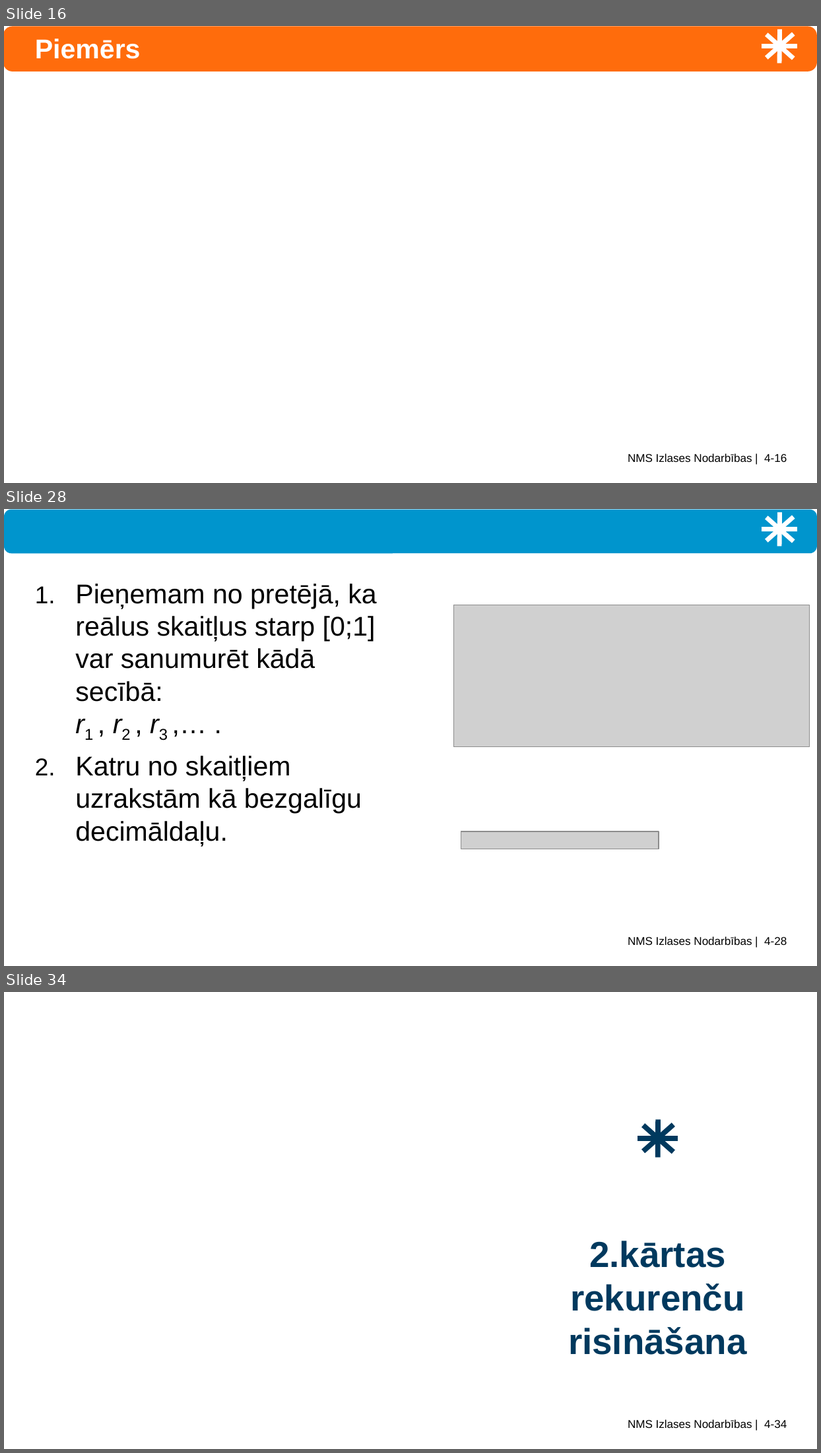
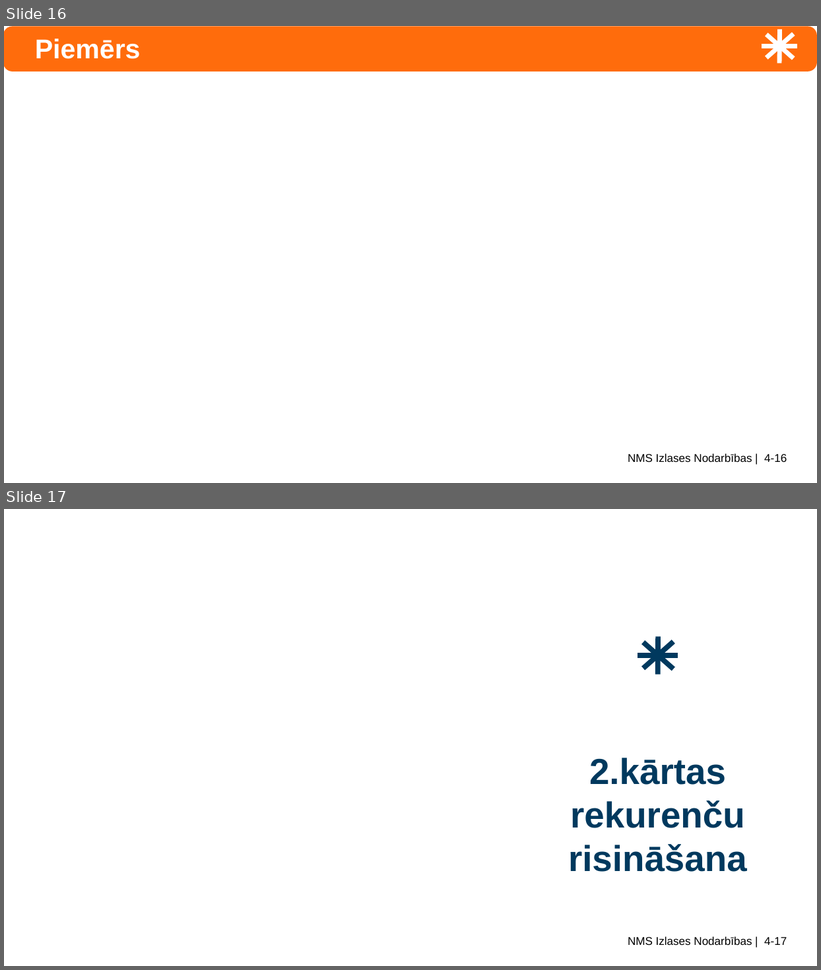
Before and after one commit to kapsitis/math, a slide deck: src/site/numtheory/slides/ntjun04-rational-irational.pptx. Shown one above the other, each under a label of ours: slides 16, 28 and 34 before the commit, slides 16 and 17 after it; the slides between them are not shown. The pictures are 821x1453 and 821x970 pixels, drawn with LibreOffice and Linux fonts; fonts in the diff are those of the drawing; grey boxes stand for pictures. Boxes give left, top, right and bottom in pixels: in the first picture for what was removed or moved away, otherwise in the second. Text is boxed around its words. In the diff, an @@ line names an element or a change of style, - is before the commit and + after.

```diff
--- a/src/site/numtheory/slides/ntjun04-rational-irational.pptx
+++ b/src/site/numtheory/slides/ntjun04-rational-irational.pptx
@@ slide 28 removed at <box>4,509,817,966</box>, background #FFFFFF; not listed: 5 template elements that a slide beside it also shows @@
@@ rounded rectangle removed at <box>4,509,817,553</box> @@
@@ text removed at <box>75,584,376,846</box> @@
-1. Pieņemam no pretējā, ka reālus skaitļus starp [0;1] var sanumurēt kādā secībā:
-   r1 , r2 , r3 ,… .
-2. Katru no skaitļiem uzrakstām kā bezgalīgu decimāldaļu.
@@ picture removed at <box>453,605,810,747</box> @@
@@ picture removed at <box>461,832,659,849</box> @@
@@ what was slide 34 is now slide 17 @@
@@ text at <box>628,937,787,945</box>: text changed @@
-NMS Izlases Nodarbības | 4-34
+NMS Izlases Nodarbības | 4-17
```
Also in this commit, not shown: 21 slides added, 16 other slides removed, 31 other files.
